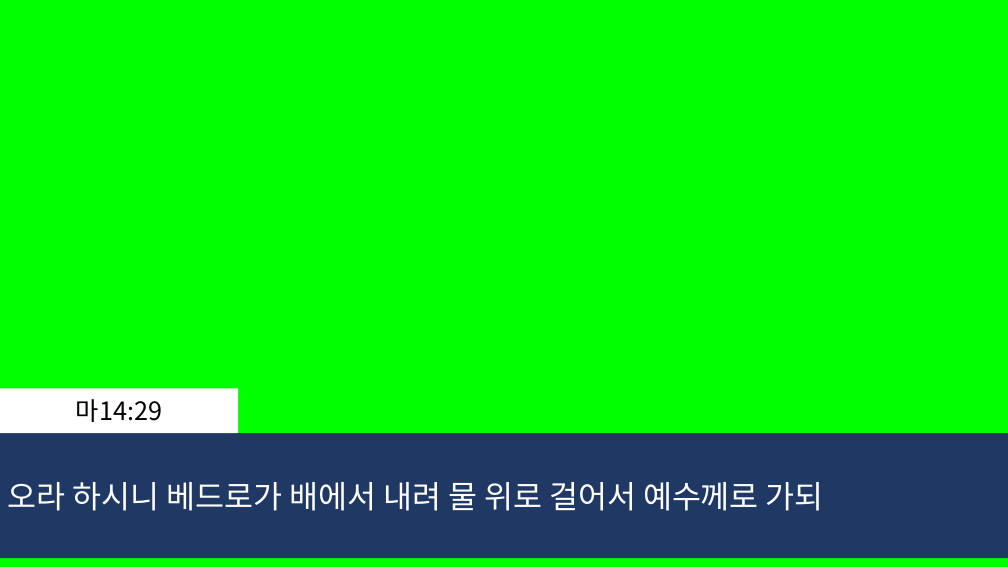
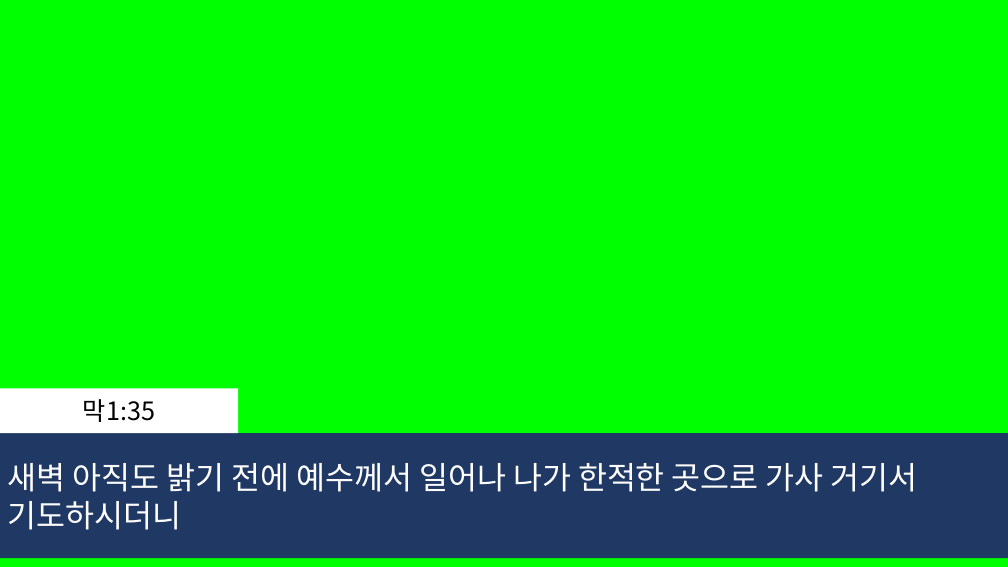
Before and after one commit to whizsavvy/evergreen_church, a slide deck: slide 126 of 2026-03-14_늘푸른교회_.pptx (slide 120 before the commit). Drawn at 1008x567 pixels with LibreOffice and Linux fonts; fonts in the diff are those of the drawing. Boxes give left, top, right and bottom in pixels: in the first picture for what was removed or moved away, otherwise in the second. Text is boxed around its words. In the diff, an @@ line names an element or a change of style, - is before the commit and + after.

```diff
--- a/2026-03-14_늘푸른교회_.pptx
+++ b/2026-03-14_늘푸른교회_.pptx
@@ text in rectangle at (83,399,155,422): text changed @@
-마14:29
+막1:35
@@ text in rectangle at (7,463,918,530): text changed @@
-오라 하시니 베드로가 배에서 내려 물 위로 걸어서 예수께로 가되
+새벽 아직도 밝기 전에 예수께서 일어나 나가 한적한 곳으로 가사 거기서
+기도하시더니
```
Also in this commit, not shown: 13 other slides changed, 9 slides added, 7 slides removed.
